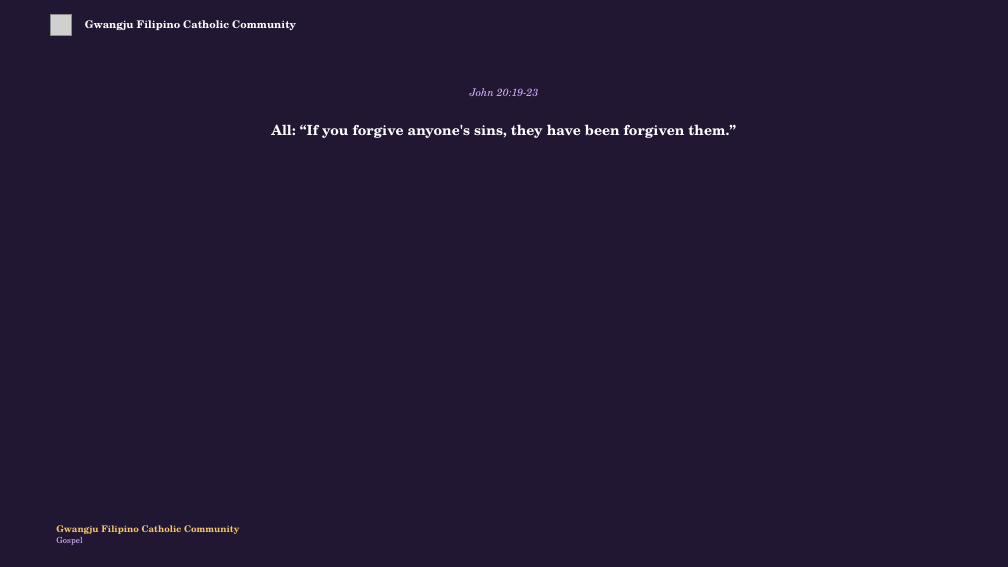
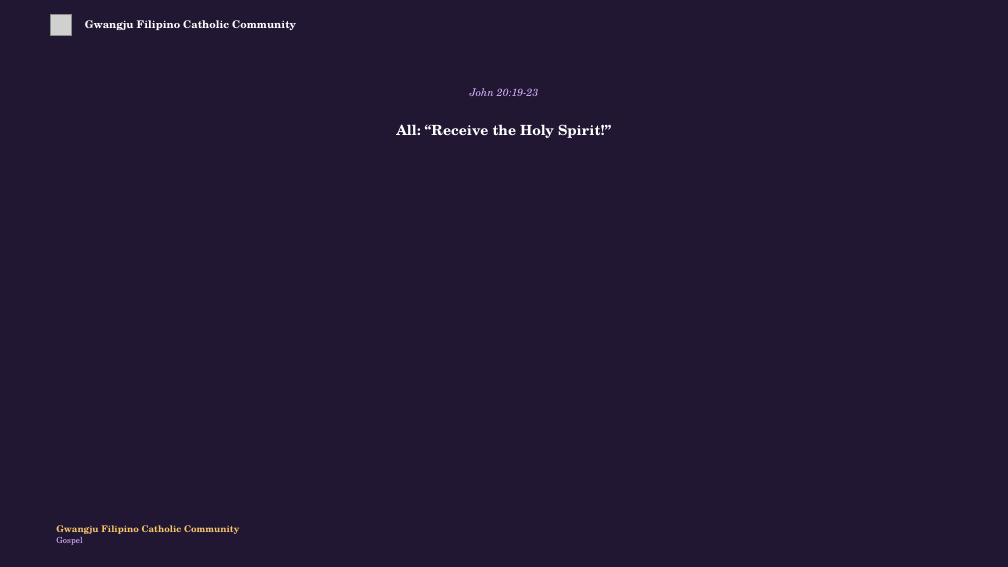
Before and after one commit to divinogabriel9/verbum, a slide deck: slide 23 of outputs/GFCC24May2026_Eastertide.pptx (slide 22 before the commit). Drawn at 1008x567 pixels with LibreOffice and Linux fonts; fonts in the diff are those of the drawing; grey boxes stand for pictures. Boxes give left, top, right and bottom in pixels: in the first picture for what was removed or moved away, otherwise in the second. Text is boxed around its words. In the diff, an @@ line names an element or a change of style, - is before the commit and + after.

```diff
--- a/outputs/GFCC24May2026_Eastertide.pptx
+++ b/outputs/GFCC24May2026_Eastertide.pptx
@@ text at <box>396,124,611,138</box>: text changed @@
-All: “If you forgive anyone's sins, they have been forgiven them.”
+All: “Receive the Holy Spirit!”
```
Also in this commit, not shown: 34 other slides changed, 11 slides added, 3 slides removed, 19 other files.
